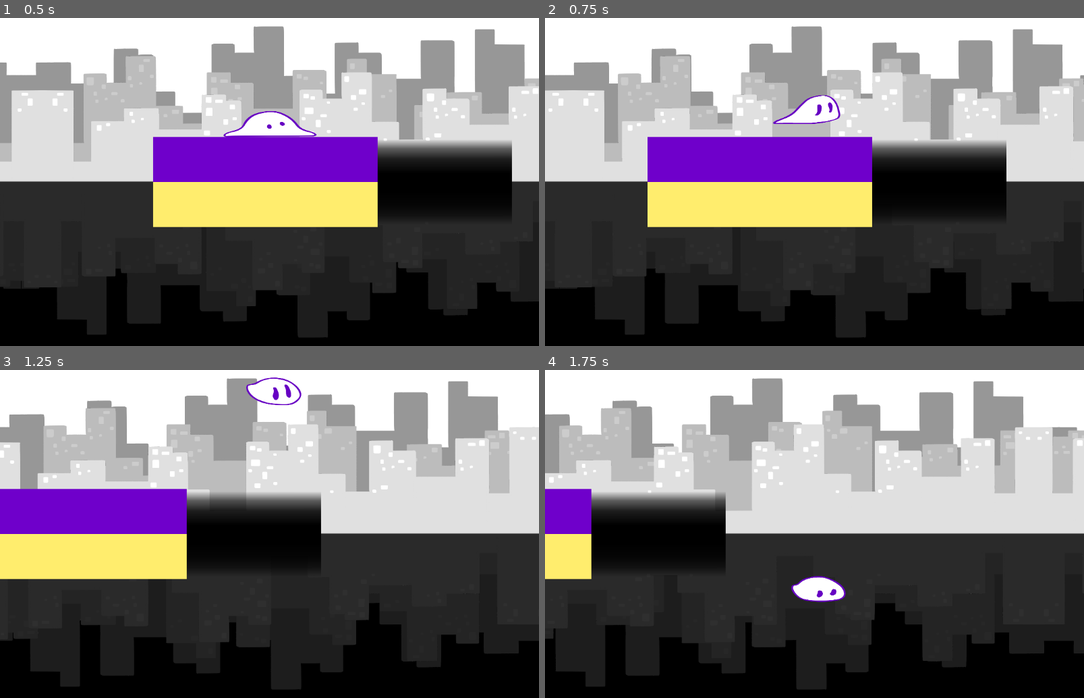
Above: before the commit, frames 1-4 (two rows, left to right).
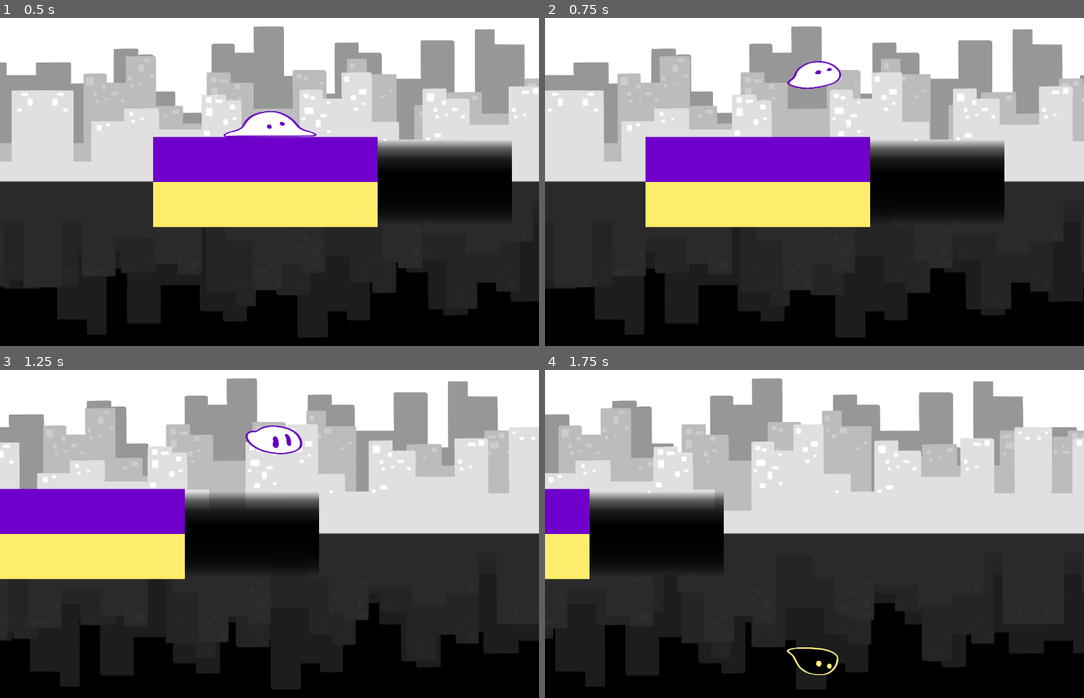
Above: after the commit, the same moments.

Repository: Globs-United/Project
Game: Godot game, scene res://lvl1.tscn
Same seed, same stepped clock (60 frames per second), same inputs: the game is played once before the commit and once after it.
Inputs:
- Up to frame 1 (0.5 s): no input
- Up to frame 2 (0.75 s): tap Enter at 0.5 s; hold Right (moveRight) from 0.53 s (still down); tap Space (jump) at 0.6 s
- Up to frame 3 (1.25 s): keep holding Right (moveRight); tap Space (jump) at 0.77, 1.07 s
- Up to frame 4 (1.75 s): keep holding Right (moveRight); tap Space (jump) at 1.35, 1.52 s

Frame 1 is identical in both runs. In frame 2, 1.8% of the frame differs, in the area x 2-100%, y 2-84%; in frame 3, 1.5%; in frame 4, 1.7%.

Commit message:
Fix jump

Diff:
--- a/lvl1.tscn
+++ b/lvl1.tscn
@@ -1,8 +1,7 @@
-[gd_scene load_steps=7 format=3 uid="uid://bgvo0sua3mcnq"]
+[gd_scene load_steps=6 format=3 uid="uid://bgvo0sua3mcnq"]
 
 [ext_resource type="PackedScene" uid="uid://dgwk5b1f52pic" path="res://object_scenes/pit.tscn" id="2_ok8r0"]
 [ext_resource type="PackedScene" uid="uid://bqao8gba5f2ao" path="res://object_scenes/player.tscn" id="3_audra"]
-[ext_resource type="Script" uid="uid://cbe1xrignat7y" path="res://scripts/pit.gd" id="3_x7kom"]
 [ext_resource type="PackedScene" uid="uid://dgy4yrqbl7mvj" path="res://object_scenes/wall.tscn" id="4_x7kom"]
 [ext_resource type="PackedScene" uid="uid://b7kig75wfp6de" path="res://object_scenes/background.tscn" id="5_audra"]
 [ext_resource type="Script" uid="uid://w8iguxe1l24l" path="res://scripts/camera_2d.gd" id="5_ok8r0"]
@@ -15,7 +14,6 @@
 [node name="Pit" parent="." instance=ExtResource("2_ok8r0")]
 position = Vector2(625, 350)
 scale = Vector2(0.8, 0.45)
-script = ExtResource("3_x7kom")
 
 [node name="Wall" parent="." instance=ExtResource("4_x7kom")]
 position = Vector2(242, 350)
--- a/scripts/playerKate.gd
+++ b/scripts/playerKate.gd
@@ -2,7 +2,7 @@
 
 const SPEED = 300.0;
 const FRICTION = 30.0;
-const JUMP_VELOCITY = -370.0;
+const JUMP_VELOCITY = -430; #-370.0;
 var gravity = ProjectSettings.get_setting("physics/2d/default_gravity");
 
 var is_on_floor_custom = false;
@@ -60,10 +60,10 @@
 	# The blob accelerates upwards slowly during this wait time before immediately going up
 	# Can be easily commented out and restored to old version
 	if Input.is_action_just_pressed("jump") and jumpTime > 0:
+		jumpTime = 0;
 		# Comment out below line to undo jump preparation!
-		jumpTime = 0;
-		"""
-		velocity.y = JUMP_VELOCITY
+		#"""
+		velocity.y = jump_velocity()
 		playerstate = "jump"
 		"""
 		prepareJump = true;
@@ -144,7 +144,8 @@
 		#Make the animation frame be based off of y velocity instead of time.
 		if !prepareJump:
 			if jumpTime <= jumpTimeMax * 0.9:
-				$AnimatedSprite2D.frame = min(int(5 - 2.95 * velocity.y / JUMP_VELOCITY), 7);
+				var jumpModifier = -2.95 if Yworld else 2.95;
+				$AnimatedSprite2D.frame = min(int(4 - jumpModifier * velocity.y / JUMP_VELOCITY), 7);
 				jumpFrame = 0;
 			else:
 				jumpFrame = max(jumpFrame, 8);
@@ -176,6 +177,8 @@
 	$CollisionShape2D.position.y *= -1
 	$VisibleOnScreenNotifier2D.position.y *= -1
 	gravity *= -1;
+	velocity.y = max(min(-JUMP_VELOCITY * 1.3, velocity.y), JUMP_VELOCITY * 1.3)
+	playeranim(0);
 	#jump velocity "flipped" in jump_velocity()
 
 
Not shown, added: City Traffic Background.mp3.import
